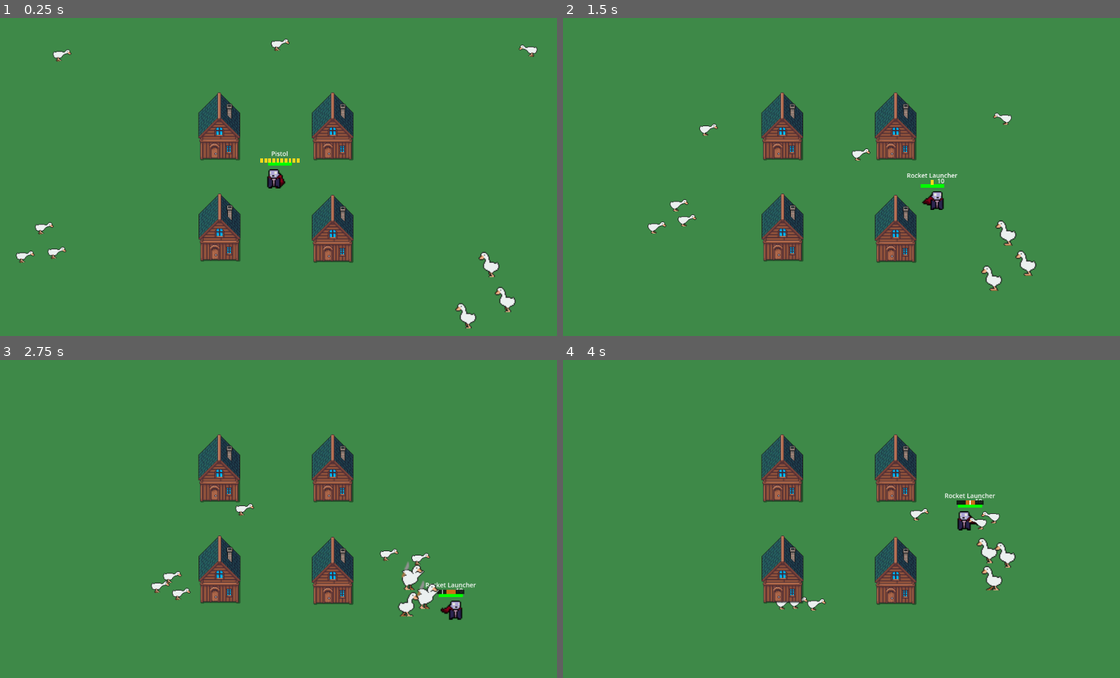
Above: before the commit, frames 1-4 (two rows, left to right).
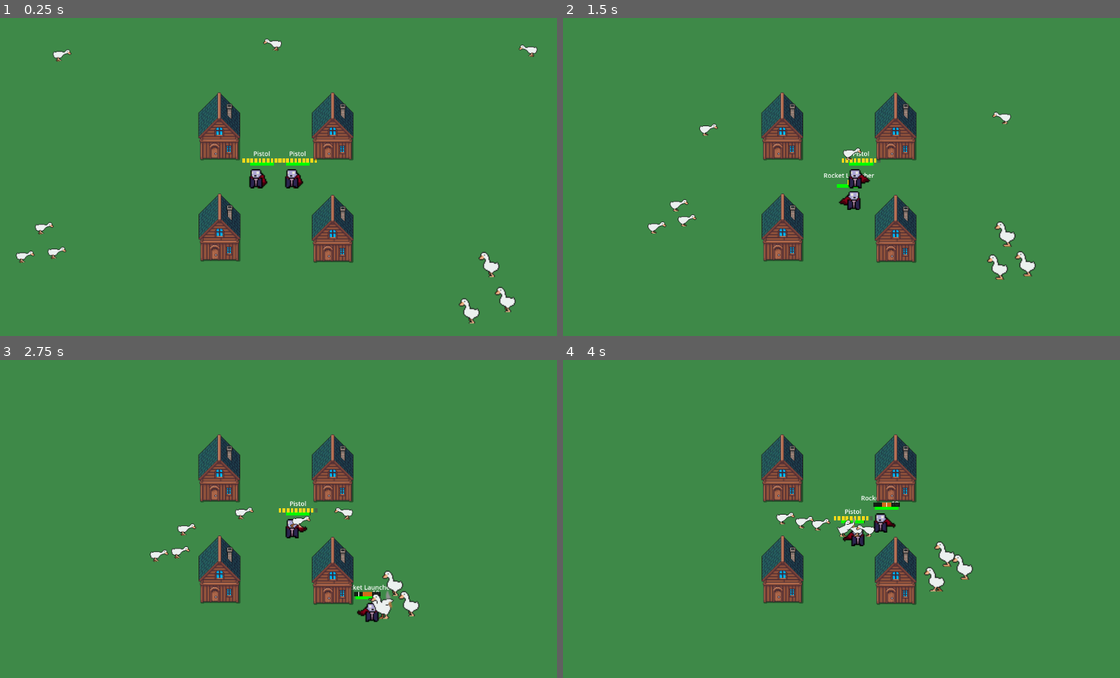
Above: after the commit, the same moments.

Repository: MatthewDulworth/gmtk26
Game: Godot game, scene res://main.tscn
Two runs of this game, one before a commit and one after it. Both use one fixed random seed, a clock stepped at 60 frames per second and the inputs below. Sound files missing from this copy of the repository are replaced by a short silence.
Inputs:
- Up to frame 1 (0.25 s): no input
- Up to frame 2 (1.5 s): tap Enter (shoot_p2, bound only after the commit) at 0.5 s; hold D (move_right) 0.53-1.28 s; tap E (next_weapon) at 0.6 s; tap Q (previous_weapon) at 0.8, 1.35 s; hold S (move_down) from 1.28 s (still down)
- Up to frame 3 (2.75 s): tap Space (shoot) at 1.55 s; release S (move_down) at 2.03 s; hold D (move_right) from 2.03 s (still down); hold Space (shoot) from 2.03 s (still down); tap Down (move_down_p2, bound only after the commit) at 2.3 s
- Up to frame 4 (4 s): release D (move_right) at 2.78 s; release Space (shoot) at 2.78 s; hold W (move_up) 2.78-3.53 s; tap Down (move_down_p2, bound only after the commit) at 2.85 s; tap Left (move_left_p2, bound only after the commit) at 3.05, 3.6 s; hold A (move_left) from 3.53 s (still down); tap Right (move_right_p2, bound only after the commit) at 3.8 s

The runs differ from the first frame. In frame 1, 1.1% of the frame differs, in the area x 43-87%, y 6-98%; in frame 2, 1.5%; in frame 3, 2.7%, in the area x 26-86%, y 44-83%; in frame 4, 2.5%.

Commit message:
Added player 2, made stop chasing dead players

Diff:
--- a/autoload/InputManager.gd
+++ b/autoload/InputManager.gd
@@ -15,22 +15,26 @@
 ]
 
 func _process(_delta: float) -> void:
-	var move := Input.get_vector("move_left", "move_right", "move_up", "move_down")
-	var facing: Vector2 = intents[PlayerID.PLAYER_1].facing if (move == Vector2.ZERO) else move
-	var fire_held := Input.is_action_pressed("shoot")
-	var fire_just_pressed := Input.is_action_just_pressed("shoot")
-	var reload := Input.is_action_just_pressed("reload")
-	var next_weapon := Input.is_action_just_pressed("next_weapon")
-	var prev_weapon := Input.is_action_just_pressed("previous_weapon")
+	_update_intent(PlayerID.PLAYER_1, "move_left", "move_right", "move_up", "move_down", "shoot", "reload", "next_weapon", "previous_weapon")
+	_update_intent(PlayerID.PLAYER_2, "move_left_p2", "move_right_p2", "move_up_p2", "move_down_p2", "shoot_p2", "reload_p2", "next_weapon_p2", "previous_weapon_p2")
 
-	intents[PlayerID.PLAYER_1] = InputIntent.new(
+func _update_intent(player_id: PlayerID, left: StringName, right: StringName, up: StringName, down: StringName, shoot: StringName, reload: StringName, next_weapon: StringName, prev_weapon: StringName) -> void:
+	var move := Input.get_vector(left, right, up, down)
+	var facing: Vector2 = intents[player_id].facing if (move == Vector2.ZERO) else move
+	var fire_held := Input.is_action_pressed(shoot)
+	var fire_just_pressed := Input.is_action_just_pressed(shoot)
+	var reload_pressed := Input.is_action_just_pressed(reload)
+	var next_pressed := Input.is_action_just_pressed(next_weapon)
+	var prev_pressed := Input.is_action_just_pressed(prev_weapon)
+
+	intents[player_id] = InputIntent.new(
 		move,
 		facing,
 		fire_held,
 		fire_just_pressed,
-		reload,
-		next_weapon,
-		prev_weapon)
+		reload_pressed,
+		next_pressed,
+		prev_pressed)
 
 func get_input_intent(player_id: PlayerID) -> InputIntent:
 	return intents[player_id]
--- a/chracters/enemies/EnemyController.gd
+++ b/chracters/enemies/EnemyController.gd
@@ -76,6 +76,8 @@
 	var closestPlayer
 	var closestPlayerDistance = INF
 	for player: PlayerController in players:
+		if player.state == PlayerController.PlayerState.DEAD:
+			continue
 		var distance_to_player = position.distance_to(player.position)
 		if distance_to_player < closestPlayerDistance:
 			closestPlayerDistance = distance_to_player
@@ -84,6 +86,8 @@
 
 func _is_closest_player_to_right() -> bool:
 	var player = _get_closest_player()
+	if player == null:
+		return position.x < 0
 	return player.position.x > position.x
 
 func _face_player():
--- a/chracters/player/PlayerController.gd
+++ b/chracters/player/PlayerController.gd
@@ -13,7 +13,7 @@
 @onready var pickup_box: Area2D = $PickupBox
 @onready var collision_box: CollisionShape2D = $CollisionShape2D
 
-var player_id: InputManager.PlayerID = InputManager.PlayerID.PLAYER_1
+@export var player_id: InputManager.PlayerID = InputManager.PlayerID.PLAYER_1
 var input: InputIntent
 var waiting_for_fire_release: bool = false
 var state: PlayerState
--- a/main.tscn
+++ b/main.tscn
@@ -27,26 +27,32 @@
 
 [node name="Player" parent="." unique_id=1399235571 instance=ExtResource("2_h2yge")]
 player_data = ExtResource("3_5vw27")
+position = Vector2(-60, 0)
+
+[node name="Player2" parent="." unique_id=1888812345 instance=ExtResource("2_h2yge")]
+player_data = ExtResource("3_5vw27")
+player_id = 1
+position = Vector2(60, 0)
 
 [node name="Enemy" parent="." unique_id=1397981385 node_paths=PackedStringArray("players") instance=ExtResource("2_0xm2m")]
 position = Vector2(-6, -500)
 enemy_data = ExtResource("6_kek77")
-players = [NodePath("../Player")]
+players = [NodePath("../Player"), NodePath("../Player2")]
 
 [node name="Enemy2" parent="." unique_id=976929462 node_paths=PackedStringArray("players") instance=ExtResource("2_0xm2m")]
 position = Vector2(-789, -441)
 enemy_data = ExtResource("6_kek77")
-players = [NodePath("../Player")]
+players = [NodePath("../Player"), NodePath("../Player2")]
 
 [node name="Enemy3" parent="." unique_id=976956025 node_paths=PackedStringArray("players") instance=ExtResource("2_0xm2m")]
 position = Vector2(899, -452)
 enemy_data = ExtResource("6_kek77")
-players = [NodePath("../Player")]
+players = [NodePath("../Player"), NodePath("../Player2")]
 
 [node name="Enemy4" parent="." unique_id=2013723635 node_paths=PackedStringArray("players") instance=ExtResource("2_0xm2m")]
 position = Vector2(734, 349)
 enemy_data = ExtResource("4_5vw27")
-players = [NodePath("../Player")]
+players = [NodePath("../Player"), NodePath("../Player2")]
 
 [node name="Camera2D" type="Camera2D" parent="." unique_id=1687995481]
 script = ExtResource("8_shake")
@@ -54,27 +60,27 @@
 [node name="Enemy5" parent="." unique_id=446114064 node_paths=PackedStringArray("players") instance=ExtResource("2_0xm2m")]
 position = Vector2(786, 470)
 enemy_data = ExtResource("4_5vw27")
-players = [NodePath("../Player")]
+players = [NodePath("../Player"), NodePath("../Player2")]
 
 [node name="Enemy6" parent="." unique_id=1105890933 node_paths=PackedStringArray("players") instance=ExtResource("2_0xm2m")]
 position = Vector2(660, 513)
 enemy_data = ExtResource("4_5vw27")
-players = [NodePath("../Player")]
+players = [NodePath("../Player"), NodePath("../Player2")]
 
 [node name="Enemy7" parent="." unique_id=600845757 node_paths=PackedStringArray("players") instance=ExtResource("2_0xm2m")]
 position = Vector2(-903, 300)
 enemy_data = ExtResource("7_5vw27")
-players = [NodePath("../Player")]
+players = [NodePath("../Player"), NodePath("../Player2")]
 
 [node name="Enemy8" parent="." unique_id=1266231419 node_paths=PackedStringArray("players") instance=ExtResource("2_0xm2m")]
 position = Vector2(-796, 289)
 enemy_data = ExtResource("7_5vw27")
-players = [NodePath("../Player")]
+players = [NodePath("../Player"), NodePath("../Player2")]
 
 [node name="Enemy9" parent="." unique_id=46070260 node_paths=PackedStringArray("players") instance=ExtResource("2_0xm2m")]
 position = Vector2(-841, 200)
 enemy_data = ExtResource("7_5vw27")
-players = [NodePath("../Player")]
+players = [NodePath("../Player"), NodePath("../Player2")]
 
 [node name="Obstacle" parent="." unique_id=1943589396 instance=ExtResource("7_272bh")]
 position = Vector2(-200, 176)
--- a/project.godot
+++ b/project.godot
@@ -74,6 +74,46 @@
 "events": [Object(InputEventKey,"resource_local_to_scene":false,"resource_name":"","device":-1,"window_id":0,"alt_press …(192 unchanged characters)…
 ]
 }
+move_left_p2={
+"deadzone": 0.2,
+"events": [Object(InputEventKey,"resource_local_to_scene":false,"resource_name":"","device":-1,"window_id":0,"alt_pressed":false,"shift_pressed":false,"ctrl_pressed":false,"meta_pressed":false,"pressed":false,"keycode":0,"physical_keycode":4194319,"key_label":0,"unicode":0,"location":0,"echo":false,"script":null)
+]
+}
+move_right_p2={
+"deadzone": 0.2,
+"events": [Object(InputEventKey,"resource_local_to_scene":false,"resource_name":"","device":-1,"window_id":0,"alt_pressed":false,"shift_pressed":false,"ctrl_pressed":false,"meta_pressed":false,"pressed":false,"keycode":0,"physical_keycode":4194321,"key_label":0,"unicode":0,"location":0,"echo":false,"script":null)
+]
+}
+move_up_p2={
+"deadzone": 0.2,
+"events": [Object(InputEventKey,"resource_local_to_scene":false,"resource_name":"","device":-1,"window_id":0,"alt_pressed":false,"shift_pressed":false,"ctrl_pressed":false,"meta_pressed":false,"pressed":false,"keycode":0,"physical_keycode":4194320,"key_label":0,"unicode":0,"location":0,"echo":false,"script":null)
+]
+}
+move_down_p2={
+"deadzone": 0.2,
+"events": [Object(InputEventKey,"resource_local_to_scene":false,"resource_name":"","device":-1,"window_id":0,"alt_pressed":false,"shift_pressed":false,"ctrl_pressed":false,"meta_pressed":false,"pressed":false,"keycode":0,"physical_keycode":4194322,"key_label":0,"unicode":0,"location":0,"echo":false,"script":null)
+]
+}
+shoot_p2={
+"deadzone": 0.2,
+"events": [Object(InputEventKey,"resource_local_to_scene":false,"resource_name":"","device":-1,"window_id":0,"alt_pressed":false,"shift_pressed":false,"ctrl_pressed":false,"meta_pressed":false,"pressed":false,"keycode":0,"physical_keycode":4194309,"key_label":0,"unicode":0,"location":0,"echo":false,"script":null)
+]
+}
+next_weapon_p2={
+"deadzone": 0.2,
+"events": [Object(InputEventKey,"resource_local_to_scene":false,"resource_name":"","device":-1,"window_id":0,"alt_pressed":false,"shift_pressed":false,"ctrl_pressed":false,"meta_pressed":false,"pressed":false,"keycode":0,"physical_keycode":46,"key_label":0,"unicode":46,"location":0,"echo":false,"script":null)
+]
+}
+previous_weapon_p2={
+"deadzone": 0.2,
+"events": [Object(InputEventKey,"resource_local_to_scene":false,"resource_name":"","device":-1,"window_id":0,"alt_pressed":false,"shift_pressed":false,"ctrl_pressed":false,"meta_pressed":false,"pressed":false,"keycode":0,"physical_keycode":44,"key_label":0,"unicode":44,"location":0,"echo":false,"script":null)
+]
+}
+reload_p2={
+"deadzone": 0.2,
+"events": [Object(InputEventKey,"resource_local_to_scene":false,"resource_name":"","device":-1,"window_id":0,"alt_pressed":false,"shift_pressed":false,"ctrl_pressed":false,"meta_pressed":false,"pressed":false,"keycode":0,"physical_keycode":4194325,"key_label":0,"unicode":0,"location":2,"echo":false,"script":null)
+]
+}
 
 [layer_names]
 
